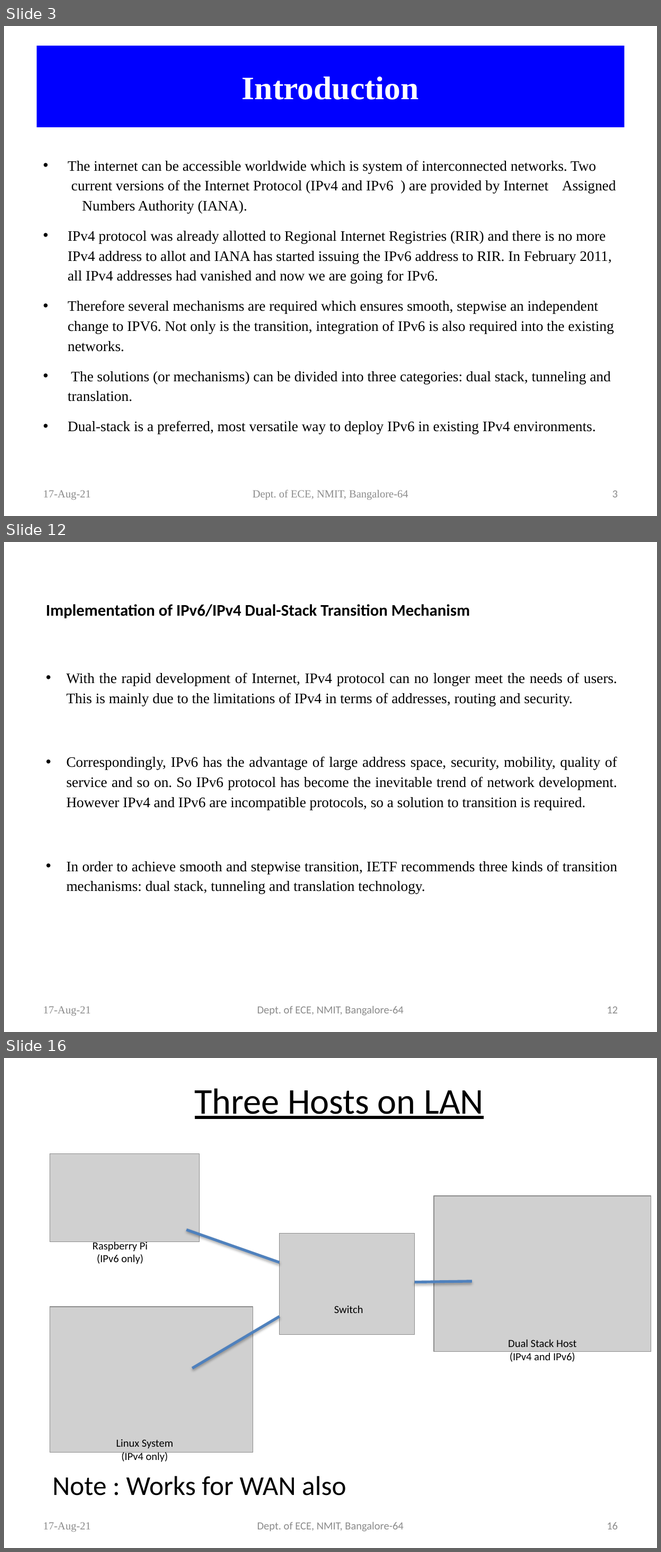
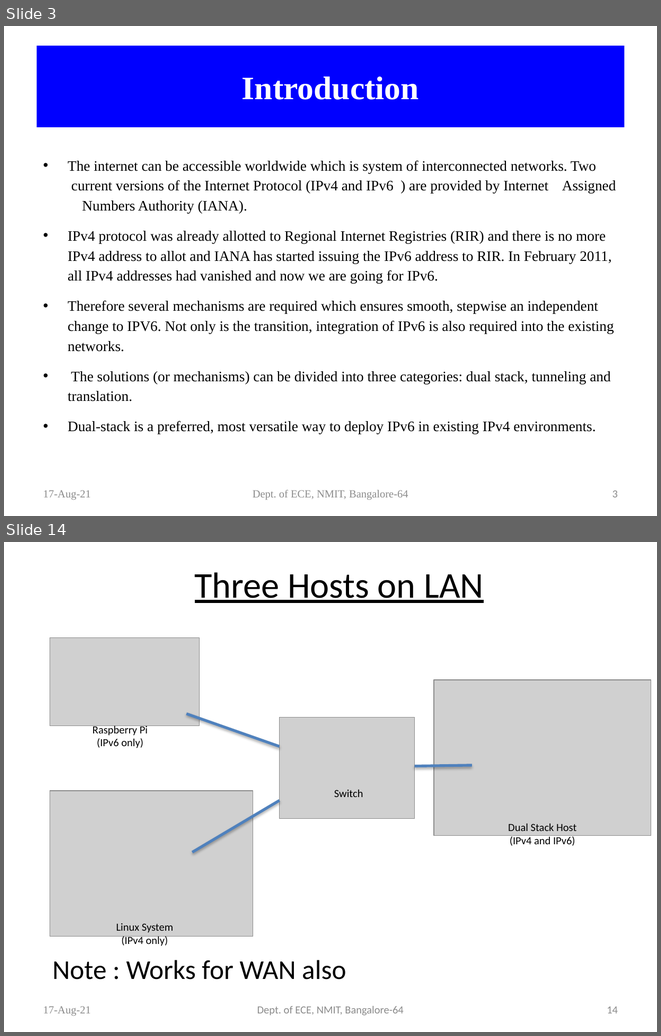
Before and after one commit to Shivakumarbharath/Dual-Stack-Host, a slide deck: Official Documents/Project Batch 16 phase1.pptx. Shown one above the other, each under a label of ours: slides 3, 12 and 16 before the commit, slides 3 and 14 after it; the slides between them are not shown. The pictures are 661x1552 and 661x1036 pixels, drawn with LibreOffice and Linux fonts; fonts in the diff are those of the drawing; grey boxes stand for pictures. Boxes give left, top, right and bottom in pixels: in the first picture for what was removed or moved away, otherwise in the second. Text is boxed around its words. In the diff, an @@ line names an element or a change of style, - is before the commit and + after.

```diff
--- a/Official Documents/Project Batch 16 phase1.pptx
+++ b/Official Documents/Project Batch 16 phase1.pptx
@@ slide 12 removed at (4, 542, 657, 1032), background #FFFFFF @@
@@ text removed at (46, 604, 617, 893) @@
-Implementation of IPv6/IPv4 Dual-Stack Transition Mechanism
-• With the rapid development of Internet, IPv4 protocol can no longer meet the needs of users. This is mainly due to the limitations of IPv4 in terms of addresses, routing and security.
-• Correspondingly, IPv6 has the advantage of large address space, security, mobility, quality of service and so on. So IPv6 protocol has become the inevitable trend of network development. However IPv4 and IPv6 are incompatible protocols, so a solution to transition is required.
-• In order to achieve smooth and stepwise transition, IETF recommends three kinds of transition mechanisms: dual stack, tunneling and translation technology.
@@ text removed at (43, 1006, 91, 1016) @@
-17-Aug-21
@@ text removed at (257, 1006, 403, 1015) @@
-Dept. of ECE, NMIT, Bangalore-64
@@ page number removed at (607, 1006, 618, 1013) @@
-12
@@ what was slide 16 is now slide 14 @@
@@ page number at (607, 1006, 618, 1013): text changed @@
-16
+14
```
Also in this commit, not shown: 13 slides changed, 1 other slide removed.
